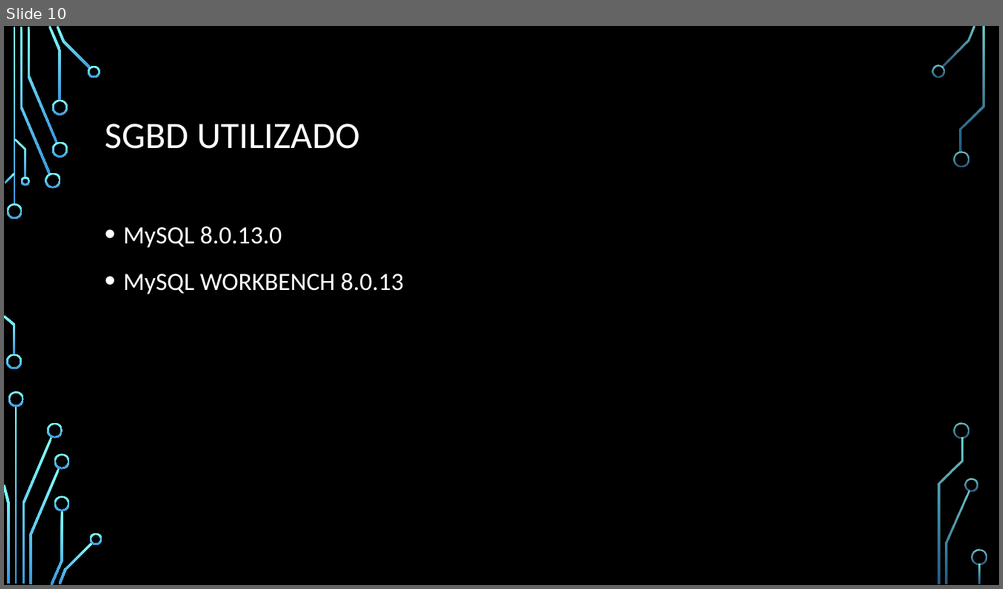
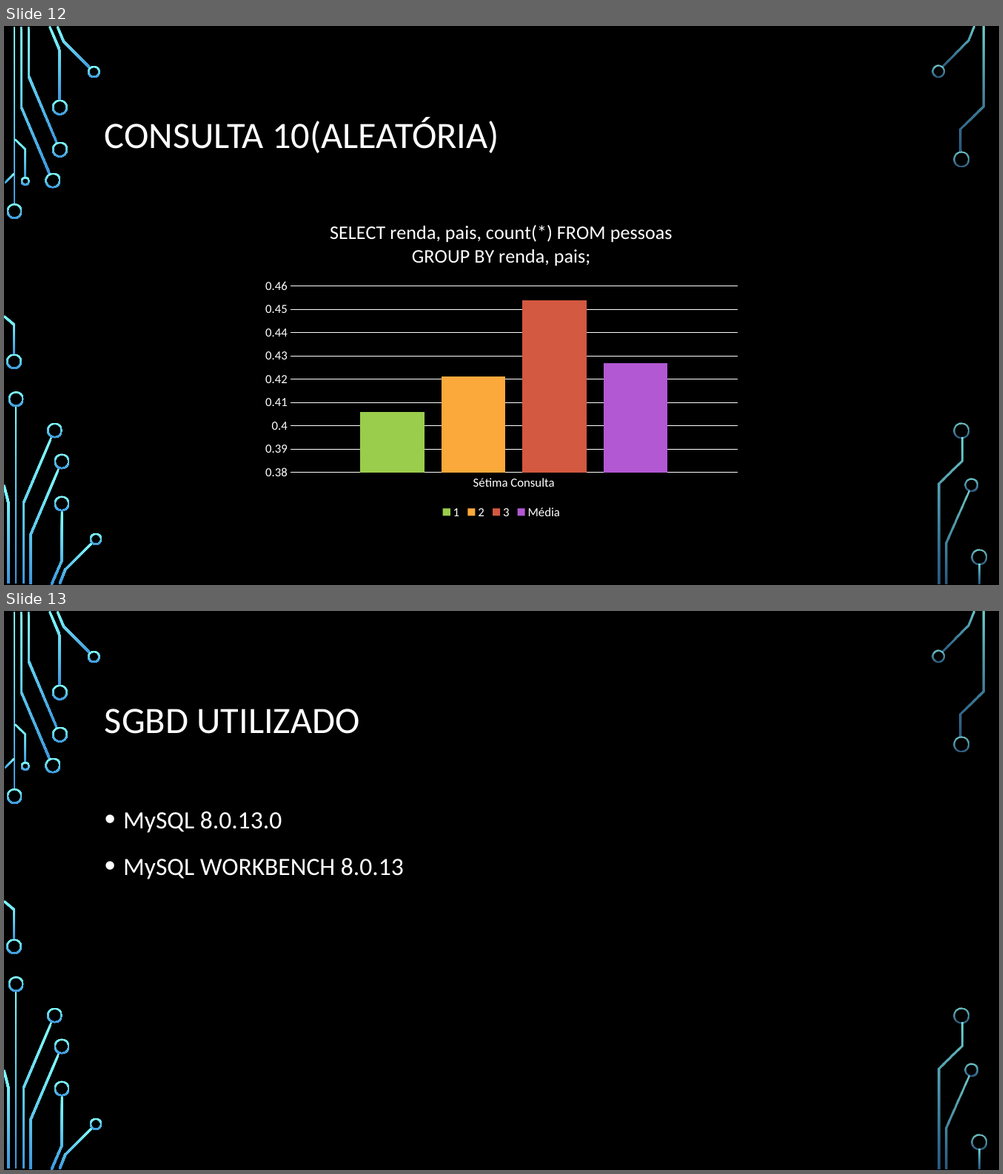
Before and after one commit to donk14/censo, a slide deck: Mini Censo.pptx. Shown one above the other, each under a label of ours: slide 10 before the commit, slides 12 and 13 after it. The pictures are 1003x589 and 1003x1174 pixels, drawn with LibreOffice and Linux fonts; fonts in the diff are those of the drawing; background and template pictures are left out. Boxes give left, top, right and bottom in pixels: in the first picture for what was removed or moved away, otherwise in the second. Text is boxed around its words. In the diff, an @@ line names an element or a change of style, - is before the commit and + after.

```diff
--- a/Mini Censo.pptx
+++ b/Mini Censo.pptx
@@ slide 12 added at (4,26,999,585), background picture (left out); not listed: 36 template elements that a slide beside it also shows @@
@@ title added at (105,118,499,153), 36 pt, text #FFFFFF @@
+CONSULTA 10(ALEATÓRIA)
@@ column chart added at (256,207,747,523) @@
+title "SELECT renda, pais, count(*) FROM pessoas GROUP BY renda, pais; "
+categories: Sétima Consulta
+1: 0.41
+2: 0.42
+3: 0.45
+Média: 0.43
@@ what was slide 10 is now slide 13 @@
```
Also in this commit, not shown: 5 other slides added, 1 slide removed.
